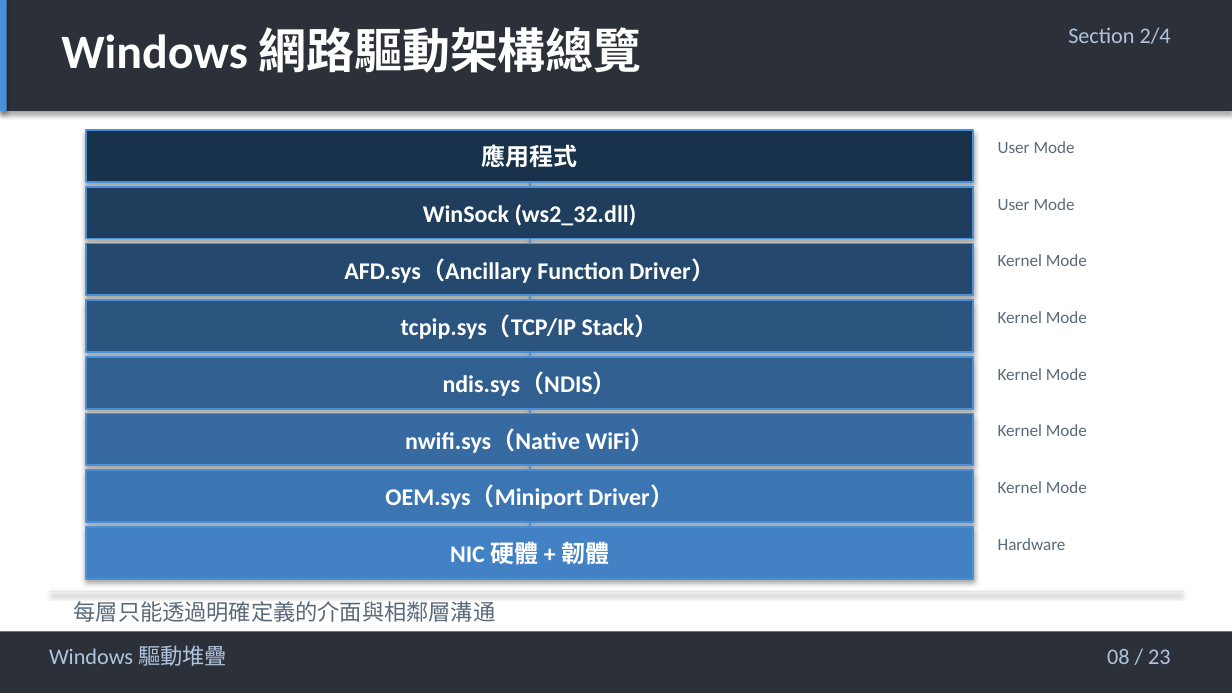
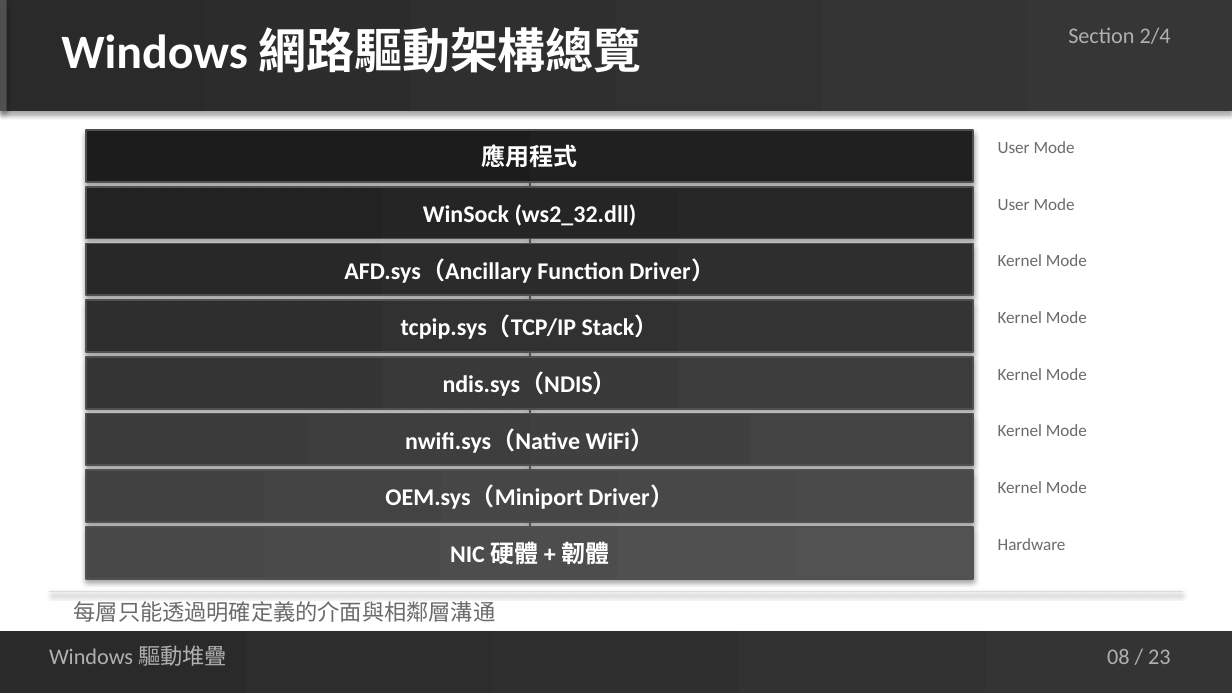
Before and after one commit to jacky92219-cell/network-ppt-project, a slide deck: slide 8 of output/network-card-csi-v5.1.pptx. Drawn at 1232x693 pixels with LibreOffice and Linux fonts; fonts in the diff are those of the drawing. Boxes give left, top, right and bottom in pixels: in the first picture for what was removed or moved away, otherwise in the second. Text is boxed around its words. In the diff, an @@ line names an element or a change of style, - is before the commit and + after.

```diff
--- a/output/network-card-csi-v5.1.pptx
+++ b/output/network-card-csi-v5.1.pptx
@@ rectangle at (0,0,1232,111): fill #2C3038 to gradient #2A2A2A to #363636 @@
@@ rectangle at (0,0,7,111): fill #4A90D9 to #505050 @@
@@ rectangle "應用程式" at (86,131,973,182): fill #19324B to gradient #1C1C1C to #202020; outline #4A90D9 1 pt to #505050 1 pt @@
@@ rectangle "WinSock (ws2_32.dll)" at (86,187,973,239): fill #1F3D5D to gradient #222222 to #272727; outline #4A90D9 1 pt to #505050 1 pt @@
@@ line (530, 182) - (530, 187): stroke #4A90D9 1 pt to #505050 1 pt @@
@@ line (530, 239) - (530, 244): stroke #4A90D9 1 pt to #505050 1 pt @@
@@ rectangle "AFD.sys（Ancillary Function Driver）" at (86,244,973,296): fill #25496E to gradient #282828 to #2E2E2E; outline #4A90D9 1 pt to #505050 1 pt @@
@@ line (530, 296) - (530, 301): stroke #4A90D9 1 pt to #505050 1 pt @@
@@ rectangle "tcpip.sys（TCP/IP Stack）" at (86,301,973,352): fill #2B547F to gradient #2E2E2E to #343434; outline #4A90D9 1 pt to #505050 1 pt @@
@@ rectangle "ndis.sys（NDIS）" at (86,357,973,409): fill #315F90 to gradient #353535 to #3C3C3C; outline #4A90D9 1 pt to #505050 1 pt @@
@@ line (530, 352) - (530, 357): stroke #4A90D9 1 pt to #505050 1 pt @@
@@ rectangle "nwifi.sys（Native WiFi）" at (86,414,973,466): fill #366AA1 to gradient #3B3B3B to #434343; outline #4A90D9 1 pt to #505050 1 pt @@
@@ line (530, 409) - (530, 414): stroke #4A90D9 1 pt to #505050 1 pt @@
@@ rectangle "OEM.sys（Miniport Driver）" at (86,471,973,522): fill #3C76B2 to gradient #414141 to #4A4A4A; outline #4A90D9 1 pt to #505050 1 pt @@
@@ line (530, 466) - (530, 471): stroke #4A90D9 1 pt to #505050 1 pt @@
@@ rectangle "NIC 硬體 + 韌體" at (86,527,973,579): fill #4281C3 to gradient #484848 to #525252; outline #4A90D9 1 pt to #505050 1 pt @@
@@ line (530, 522) - (530, 527): stroke #4A90D9 1 pt to #505050 1 pt @@
@@ line (49, 591) - (1183, 591): stroke #E0E5ED 0.5 pt to #DCDCDC 0.5 pt @@
@@ text colour #5A6A7A to #6B6B6B in 9 elements at (998,141,1075,153), (998,198,1075,210), (998,254,1087,266), (998,311,1087,323), (998,368,1087,380), (998,424,1087,436), (998,481,1087,493), (998,538,1066,550), (74,601,496,622) @@
@@ rectangle at (0,631,1232,692): fill #2C3038 to gradient #2A2A2A to #343434 @@
@@ text colour #B0C4DE to #B0B0B0 in 3 elements at (1068,27,1171,44), (49,645,227,666), (1107,649,1171,664) @@
```
Also in this commit, not shown: 22 other slides changed, 2 other files.
